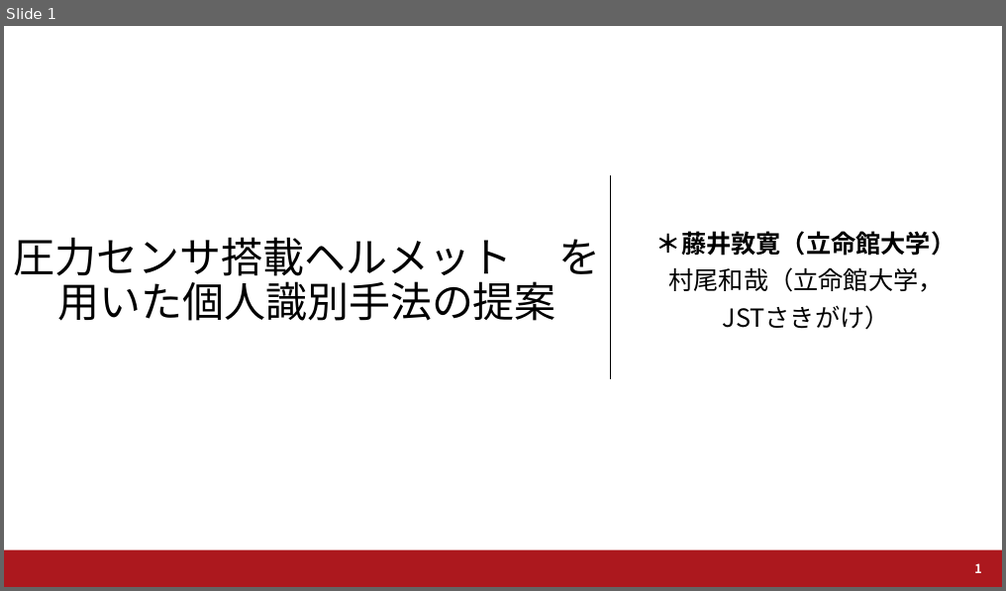
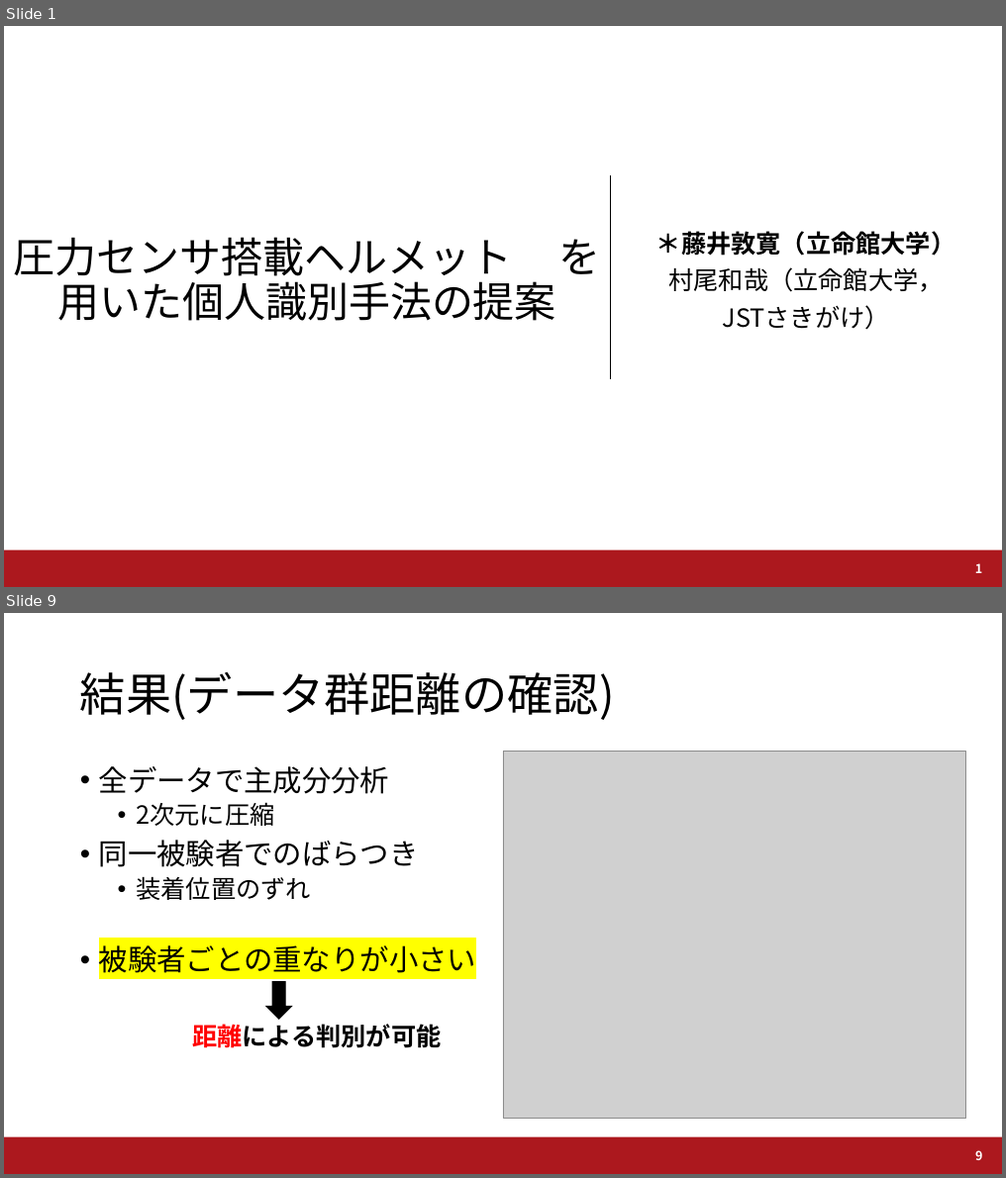
Before and after one commit to a2h1r0/lab, a slide deck: UWW2019/UWW2019_Fujii.pptx. Shown one above the other, each under a label of ours: slide 1 before the commit, slides 1 and 9 after it; the slides between them are not shown. The pictures are 1006x591 and 1006x1178 pixels, drawn with LibreOffice and Linux fonts; fonts in the diff are those of the drawing; grey boxes stand for pictures; background and template pictures are left out. Boxes give left, top, right and bottom in pixels: in the first picture for what was removed or moved away, otherwise in the second. Text is boxed around its words. In the diff, an @@ line names an element or a change of style, - is before the commit and + after.

```diff
--- a/UWW2019/UWW2019_Fujii.pptx
+++ b/UWW2019/UWW2019_Fujii.pptx
@@ slide 9 added at bbox=[4, 613, 1002, 1174], background #FFFFFF; not listed: 1 template element that a slide beside it also shows @@
@@ title added at bbox=[80, 672, 615, 720], 44 pt, text #000000 @@
+結果(データ群距離の確認)
@@ picture added at bbox=[503, 752, 966, 1118] @@
@@ text added at bbox=[99, 766, 476, 1049], 28 pt, text #000000 @@
+• 全データで主成分分析
+  • 2次元に圧縮
+• 同一被験者でのばらつき
+  • 装着位置のずれ
+• 被験者ごとの重なりが小さい
+  距離による判別が可能
@@ right arrow added at bbox=[266, 982, 292, 1020], fill #000000, outline #000000 1 pt @@
@@ page number added at bbox=[975, 1151, 982, 1160], 12 pt, text #FFFFFF, bold @@
+9
```
Also in this commit, not shown: 4 slides changed, 4 other slides added, 10 other files.
